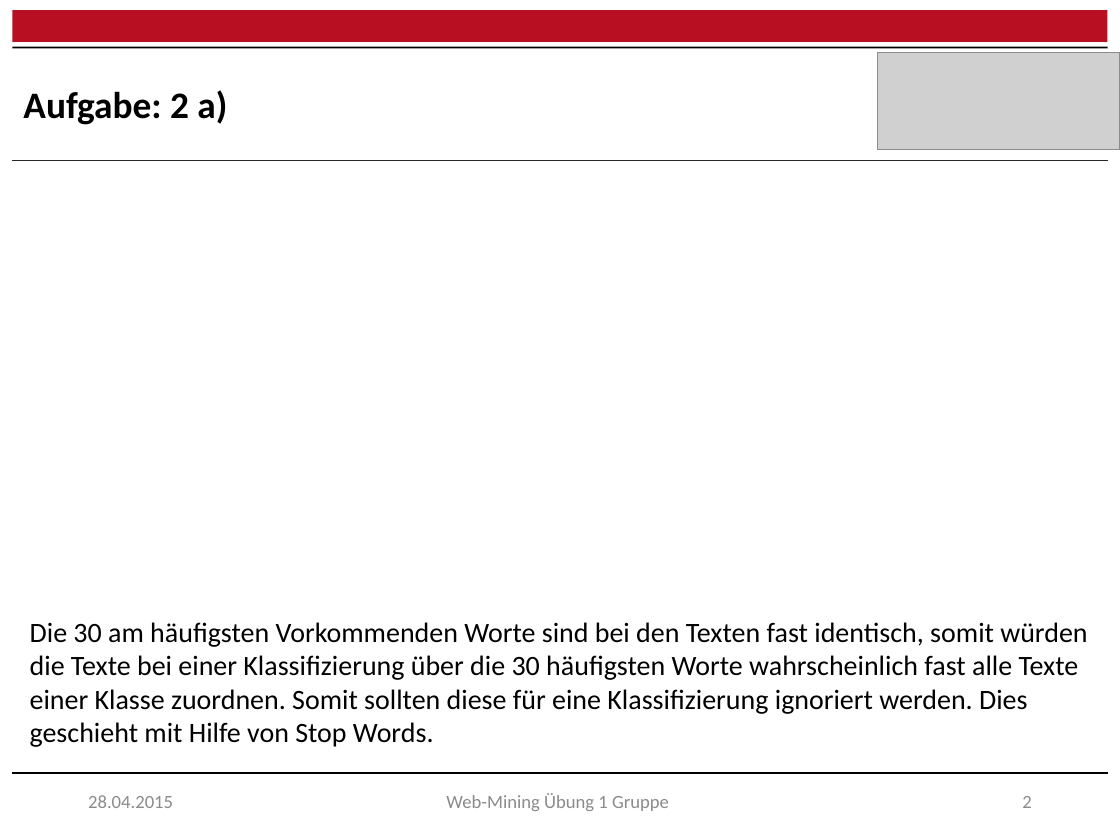
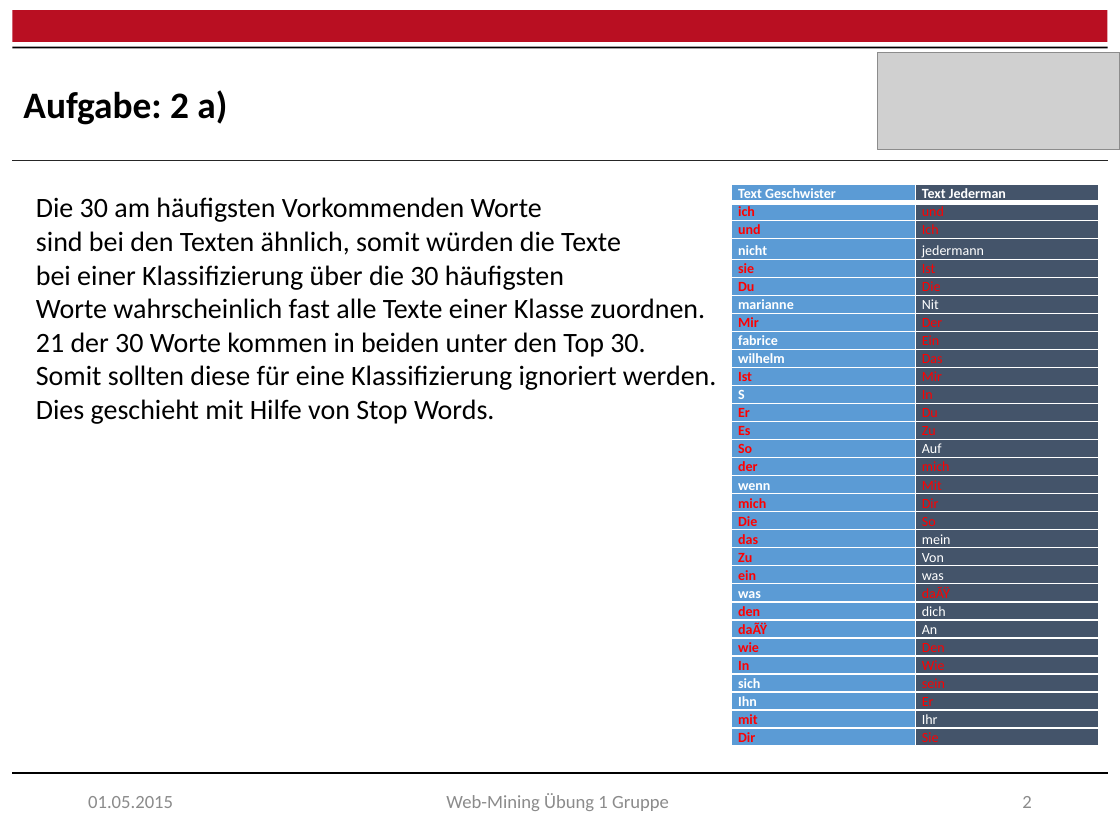
Before and after one commit to raQai/web-mining, a slide deck: slide 2 of ex1/results/ex1_präsentation.pptx. Drawn at 1120x840 pixels with LibreOffice and Linux fonts; fonts in the diff are those of the drawing; grey boxes stand for pictures. Boxes give left, top, right and bottom in pixels: in the first picture for what was removed or moved away, otherwise in the second. Text is boxed around its words. In the diff, an @@ line names an element or a change of style, - is before the commit and + after.

```diff
--- a/ex1/results/ex1_präsentation.pptx
+++ b/ex1/results/ex1_präsentation.pptx
@@ text at (36, 197, 716, 424): text changed @@
-Die 30 am häufigsten Vorkommenden Worte sind bei den Texten fast identisch, somit würden die Texte bei einer Klassifizierung über die 30 häufigsten Worte wahrscheinlich fast alle Texte einer Klasse zuordnen. Somit sollten diese für eine Klassifizierung ignoriert werden. Dies geschieht mit Hilfe von Stop Words.
+Die 30 am häufigsten Vorkommenden Worte
+sind bei den Texten ähnlich, somit würden die Texte
+bei einer Klassifizierung über die 30 häufigsten
+Worte wahrscheinlich fast alle Texte einer Klasse zuordnen.
+21 der 30 Worte kommen in beiden unter den Top 30.
+Somit sollten diese für eine Klassifizierung ignoriert werden.
+Dies geschieht mit Hilfe von Stop Words.
@@ table added at (731, 185, 1099, 750), 31 rows, 2 columns @@
+Text Geschwister | Text Jederman
+ich | und
+und | Ich
+nicht | jedermann
+sie | Ist
+Du | Die
+marianne | Nit
+Mir | Der
+fabrice | Ein
+wilhelm | Das
+Ist | Mir
+S | In
+Er | Du
+Es | Zu
+So | Auf
+der | mich
+wenn | Mit
+mich | Dir
+Die | So
+das | mein
+Zu | Von
+ein | was
+was | daÃŸ
+den | dich
+daÃŸ | An
+wie | Den
+In | Wie
+sich | sein
+Ihn | Er
+mit | Ihr
+Dir | Sie
@@ text at (88, 796, 173, 808): text changed @@
-28.04.2015
+01.05.2015
```
Also in this commit, not shown: 4 other slides changed, 1 slide added, 1 other file.
